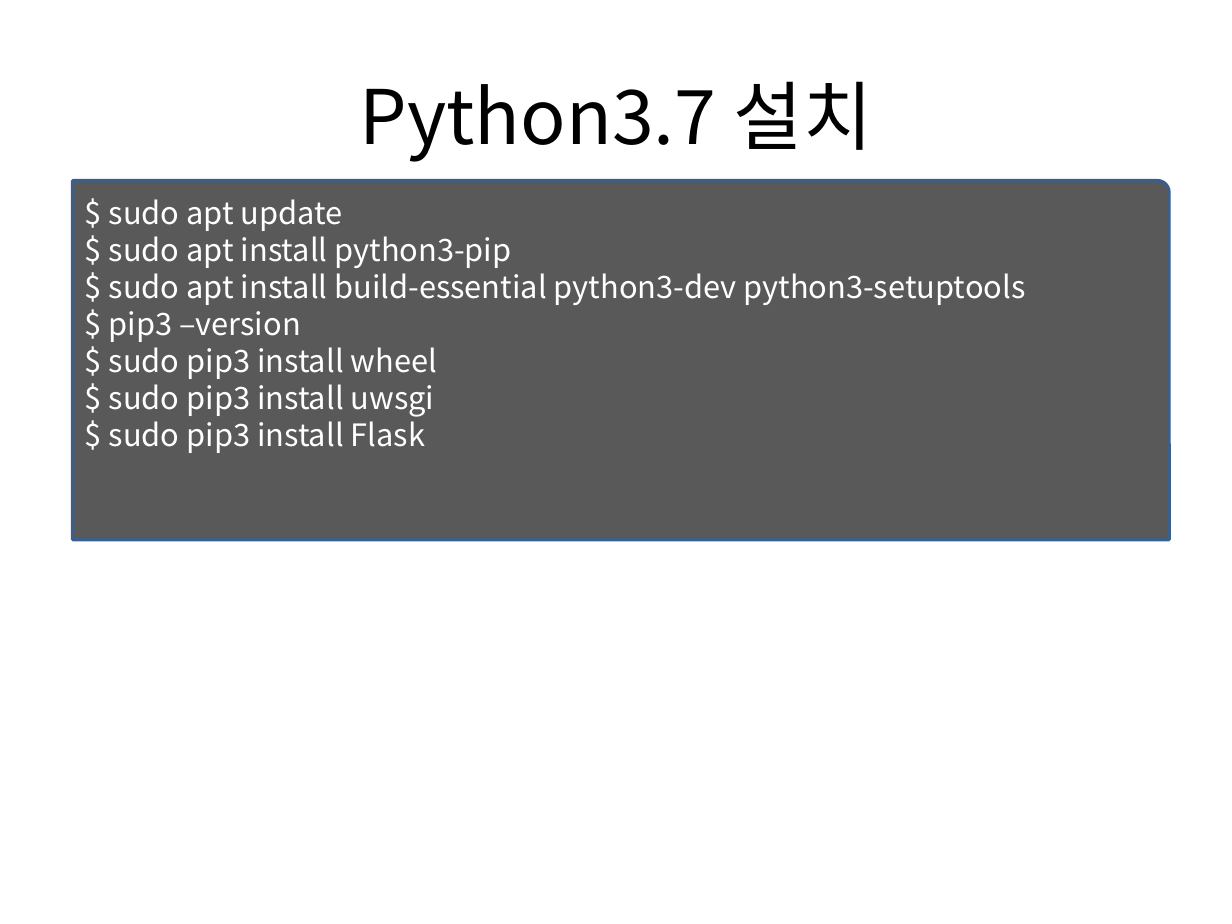
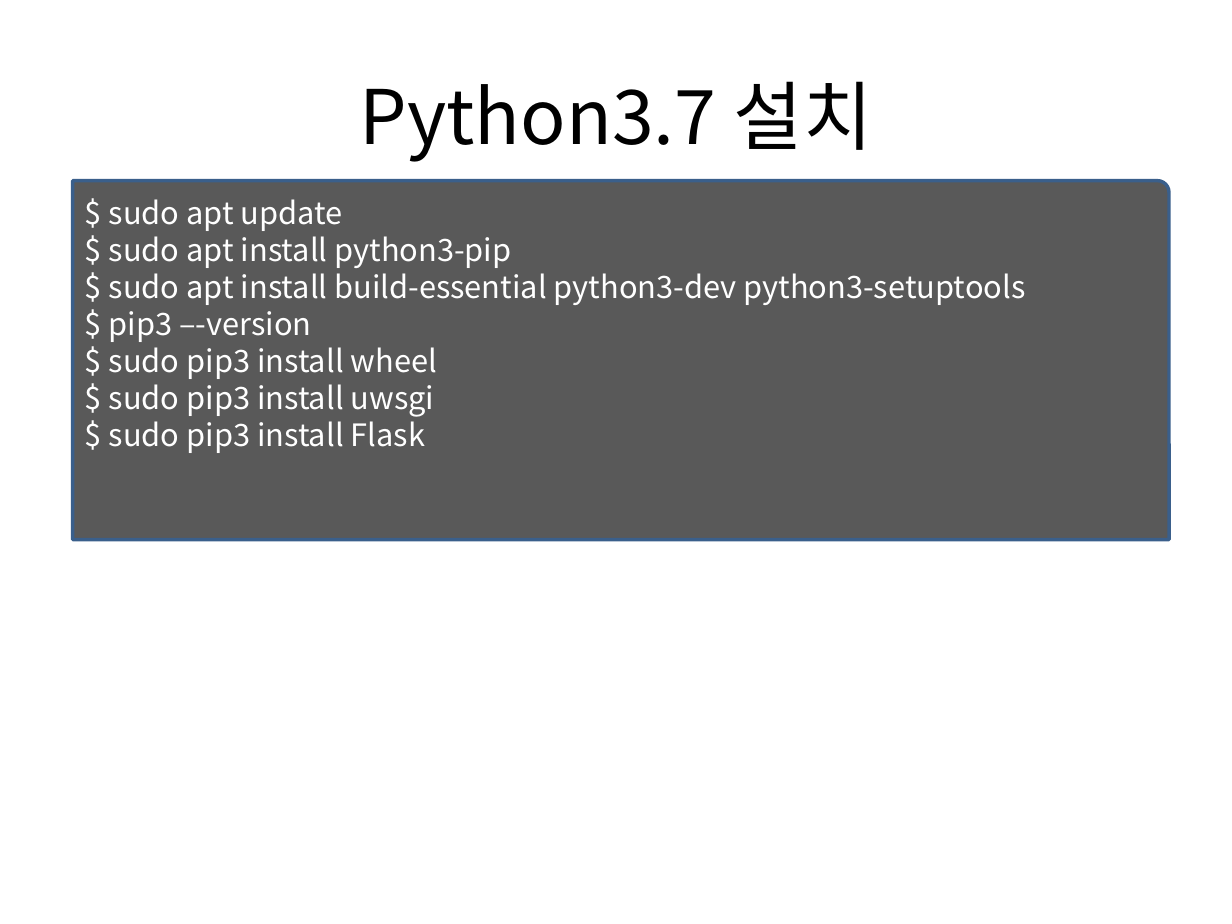
Before and after one commit to tuxxon/android_dev_lecture, a slide deck: slide 52 of 01.안드로이드 모바일 앱 개발-백엔드-안국환.pptx (slide 50 before the commit). Drawn at 1232x924 pixels with LibreOffice and Linux fonts; fonts in the diff are those of the drawing. Boxes give left, top, right and bottom in pixels: in the first picture for what was removed or moved away, otherwise in the second. Text is boxed around its words. In the diff, an @@ line names an element or a change of style, - is before the commit and + after.

```diff
--- a/01.안드로이드 모바일 앱 개발-백엔드-안국환.pptx
+++ b/01.안드로이드 모바일 앱 개발-백엔드-안국환.pptx
@@ text in round rect at (109,304,311,342): text changed @@
-$ pip3 –version
+$ pip3 –-version
```
Also in this commit, not shown: 1 other slide changed, 3 slides added.
